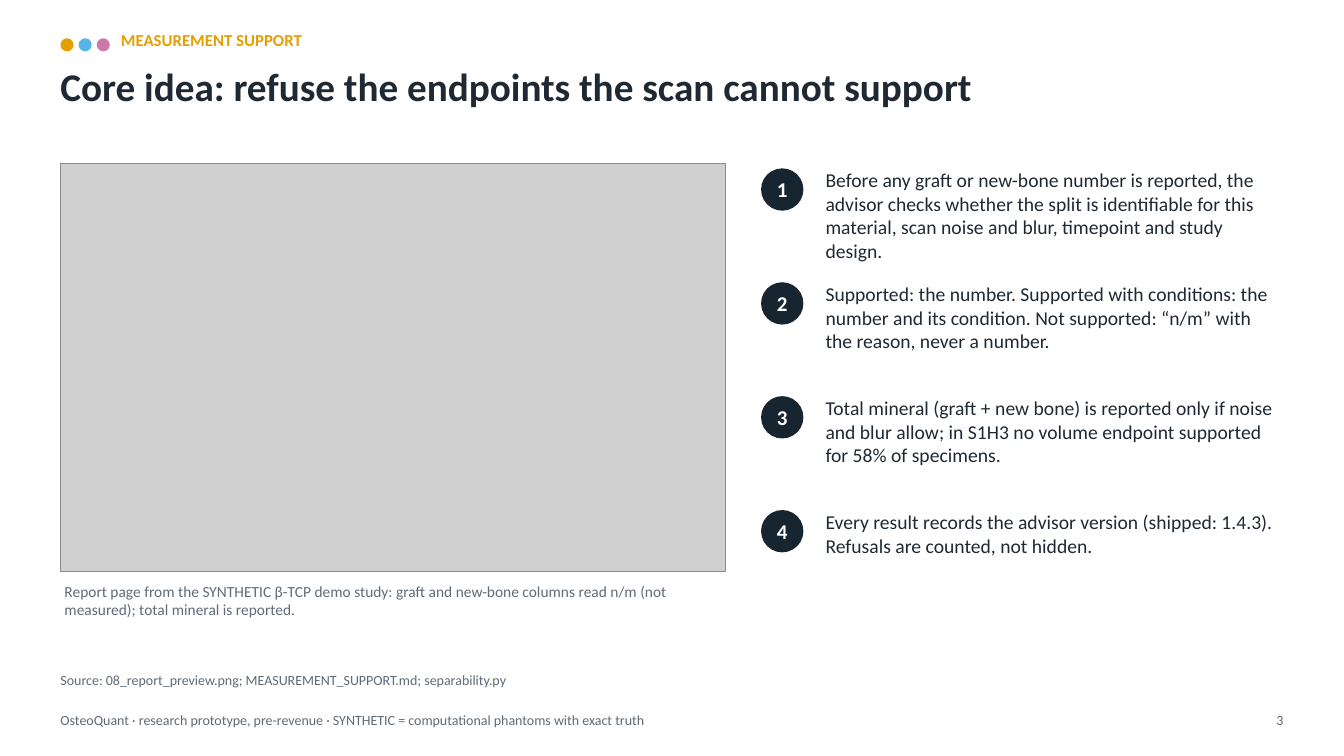
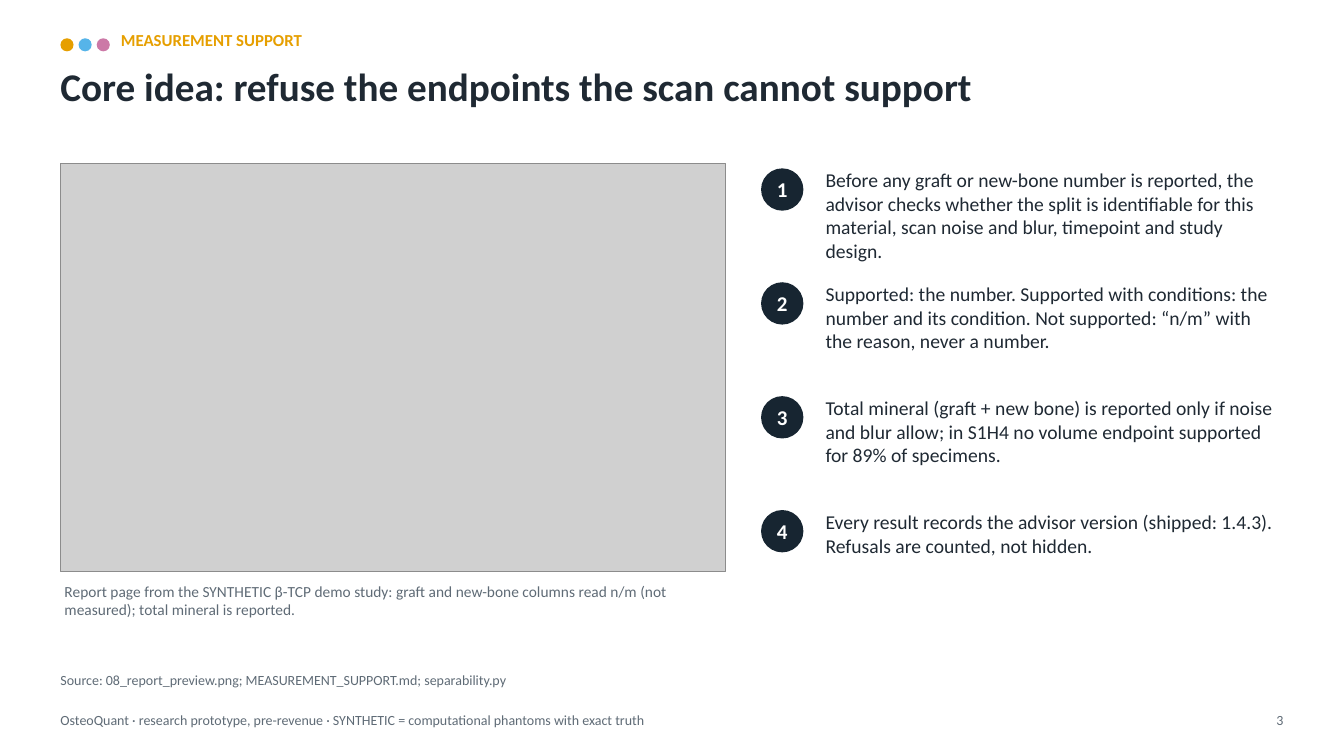
Before and after one commit to arnavhiteshpatel-cloud/playground, a slide deck: slide 3 of investor/OsteoQuant_Research_Collaboration_Deck.pptx. Drawn at 1344x756 pixels with LibreOffice and Linux fonts; fonts in the diff are those of the drawing; grey boxes stand for pictures. Boxes give left, top, right and bottom in pixels: in the first picture for what was removed or moved away, otherwise in the second. Text is boxed around its words. In the diff, an @@ line names an element or a change of style, - is before the commit and + after.

```diff
--- a/investor/OsteoQuant_Research_Collaboration_Deck.pptx
+++ b/investor/OsteoQuant_Research_Collaboration_Deck.pptx
@@ text at (x1=826, y1=401, x2=1272, y2=465): text changed @@
-Total mineral (graft + new bone) is reported only if noise and blur allow; in S1H3 no volume endpoint supported for 58% of specimens.
+Total mineral (graft + new bone) is reported only if noise and blur allow; in S1H4 no volume endpoint supported for 89% of specimens.
```
Also in this commit, not shown: 3 other slides changed, 29 other files.
